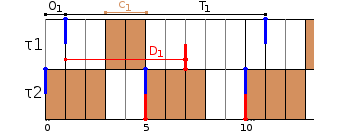
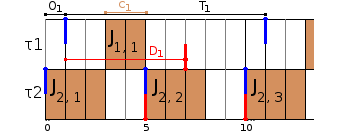
Layered file, before and after one edit (w=343, h=134). Changes by layer:
added layer "2, 2" above "1, 1" over [159, 92, 183, 103]
added layer "1, 1" above "2, 3" over [115, 42, 137, 53]
added layer "2, 3" above "2, 1" over [258, 92, 282, 103]
added layer "2, 1" above "J #3" over [57, 92, 80, 103]
added layer "J #3" above "J #2" over [108, 30, 113, 47]
added layer "J #2" above "J #1" over [152, 79, 157, 96]
added layer "J #1" above "J" over [251, 79, 256, 96]
added layer "J" above "D1_arrow" over [50, 79, 55, 96]
